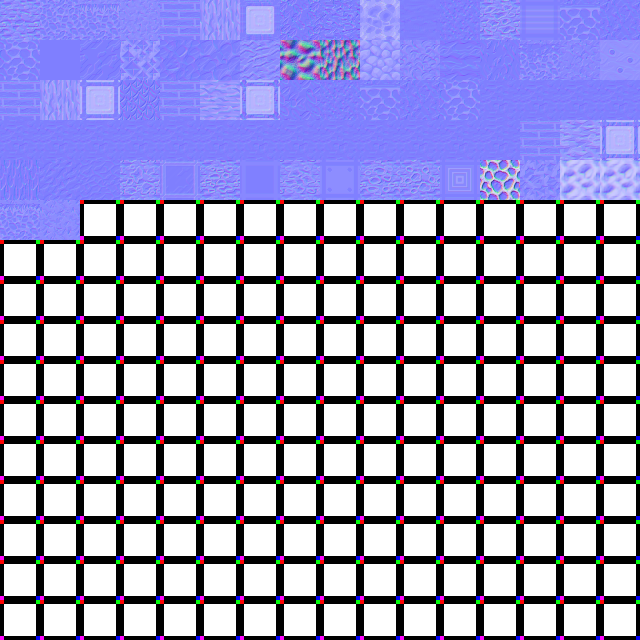
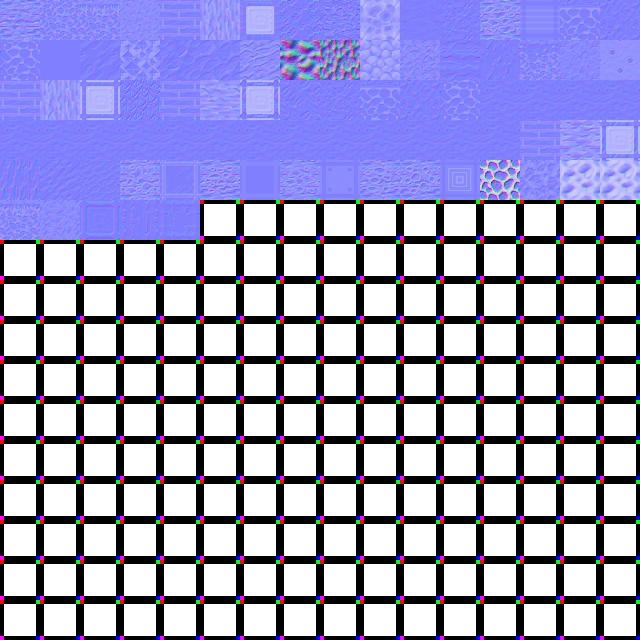
Layered file, before and after one edit (640 x 640). Changes by layer:
painted on "Arrière-plan" over [80, 200, 200, 240]
